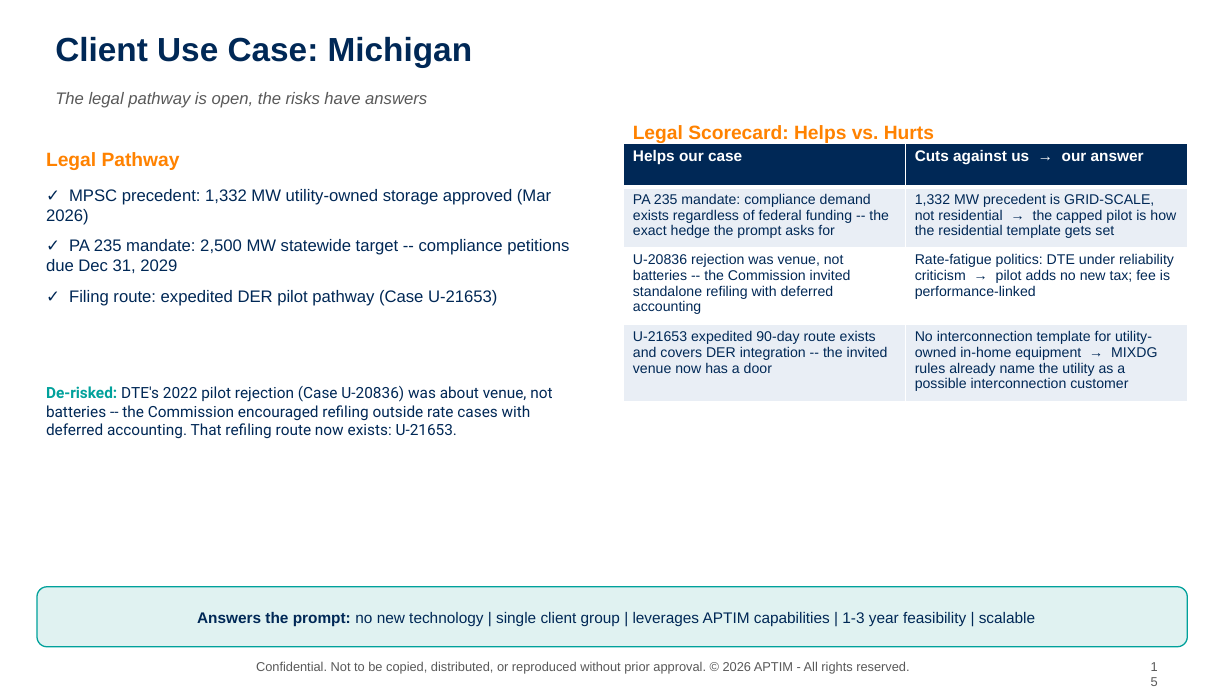
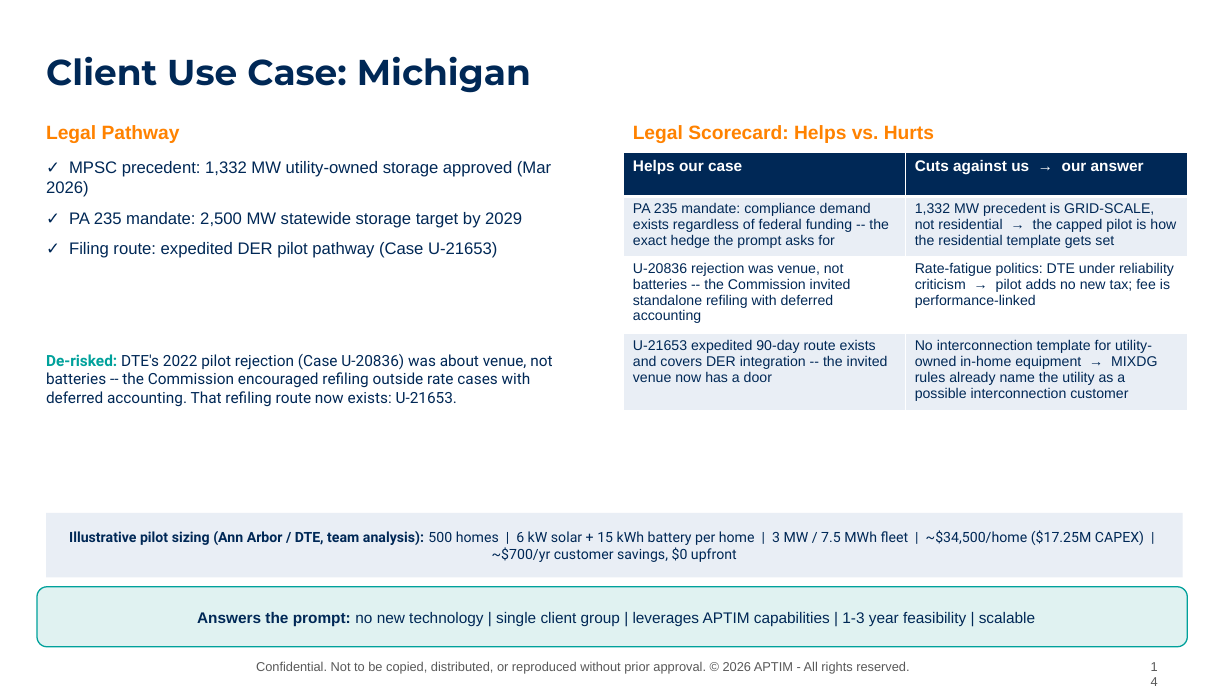
Before and after one commit to graseeuh/HERMES, a slide deck: slide 17 of Group_1_STRIVE_Presentation.pptx (slide 15 before the commit). Drawn at 1232x693 pixels with LibreOffice and Linux fonts; fonts in the diff are those of the drawing; background and template pictures are left out. Boxes give left, top, right and bottom in pixels: in the first picture for what was removed or moved away, otherwise in the second. Text is boxed around its words. In the diff, an @@ line names an element or a change of style, - is before the commit and + after.

```diff
--- a/Group_1_STRIVE_Presentation.pptx
+++ b/Group_1_STRIVE_Presentation.pptx
@@ text "Client Use Case: Michigan": place and size @@
-text "Client Use Case: Michigan" at <box>55,36,473,67</box>
+text "Client Use Case: Michigan" at <box>46,56,531,93</box>
@@ text "Client Use Case: Michigan" at <box>46,56,531,93</box>: size 26 to 28 pt, font Arial to Montserrat @@
@@ text "Legal Pathway": place and size @@
-text "Legal Pathway" at <box>46,152,180,170</box>
+text "Legal Pathway" at <box>46,125,180,143</box>
@@ text removed at <box>55,92,427,108</box> @@
-The legal pathway is open, the risks have answers
@@ text "✓ MPSC precedent: 1,332 MW ...": place and size @@
-text "✓ MPSC precedent: 1,332 MW ..." at <box>46,189,569,306</box>
+text "✓ MPSC precedent: 1,332 MW ..." at <box>46,161,551,258</box>
@@ table: place and size @@
-table at <box>624,143,1188,395</box>
+table at <box>624,152,1188,405</box>
@@ text at <box>69,212,522,228</box>: text changed @@
-✓ PA 235 mandate: 2,500 MW statewide target -- compliance petitions due Dec 31, 2029
+✓ PA 235 mandate: 2,500 MW statewide storage target by 2029
@@ text "De-risked: DTE's 2022 pilot rejection ...": place and size @@
-text "De-risked: DTE's 2022 pilot rejection ..." at <box>46,386,552,439</box>
+text "De-risked: DTE's 2022 pilot rejection ..." at <box>46,354,552,407</box>
@@ rectangle added at <box>46,513,1183,578</box>, fill #E9EEF5, 11 pt, text #002856 @@
+Illustrative pilot sizing (Ann Arbor / DTE, team analysis): 500 homes | 6 kW solar + 15 kWh battery per home | 3 MW / 7.5 MWh fleet | ~$34,500/home ($17.25M CAPEX) | ~$700/yr customer savings, $0 upfront
@@ text at <box>1142,654,1171,680</box>: text changed @@
-15
+14
```
Also in this commit, not shown: 21 other slides changed, 37 slides added, 2 slides removed.
